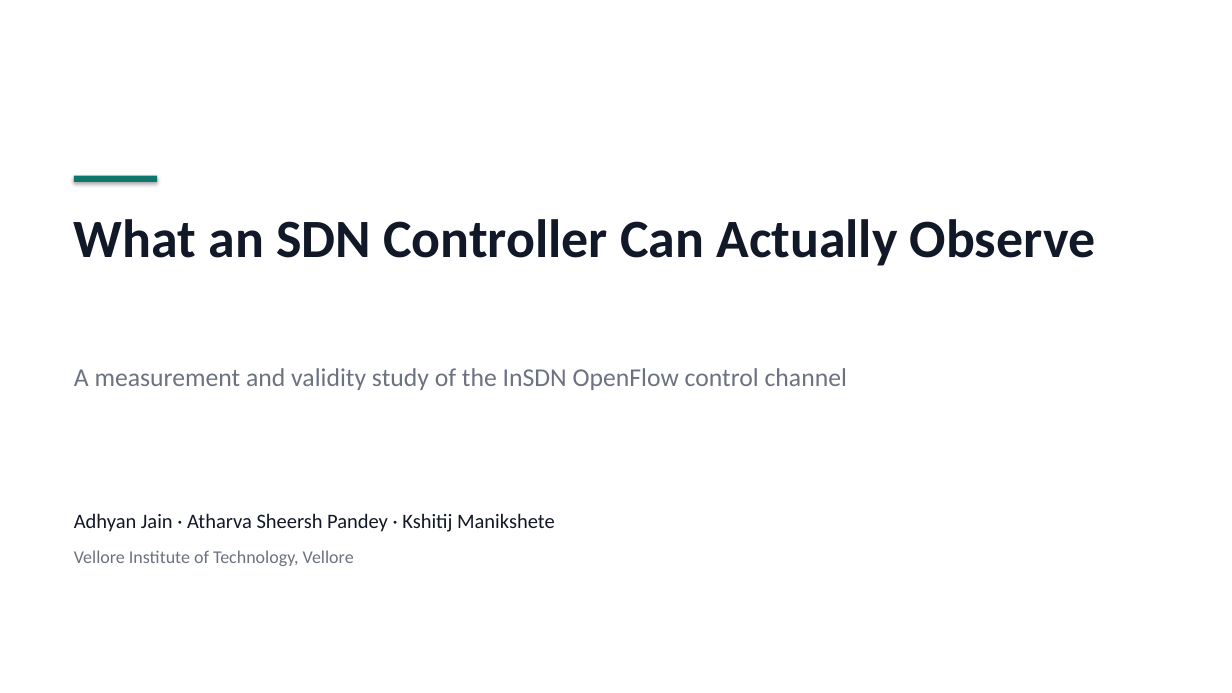
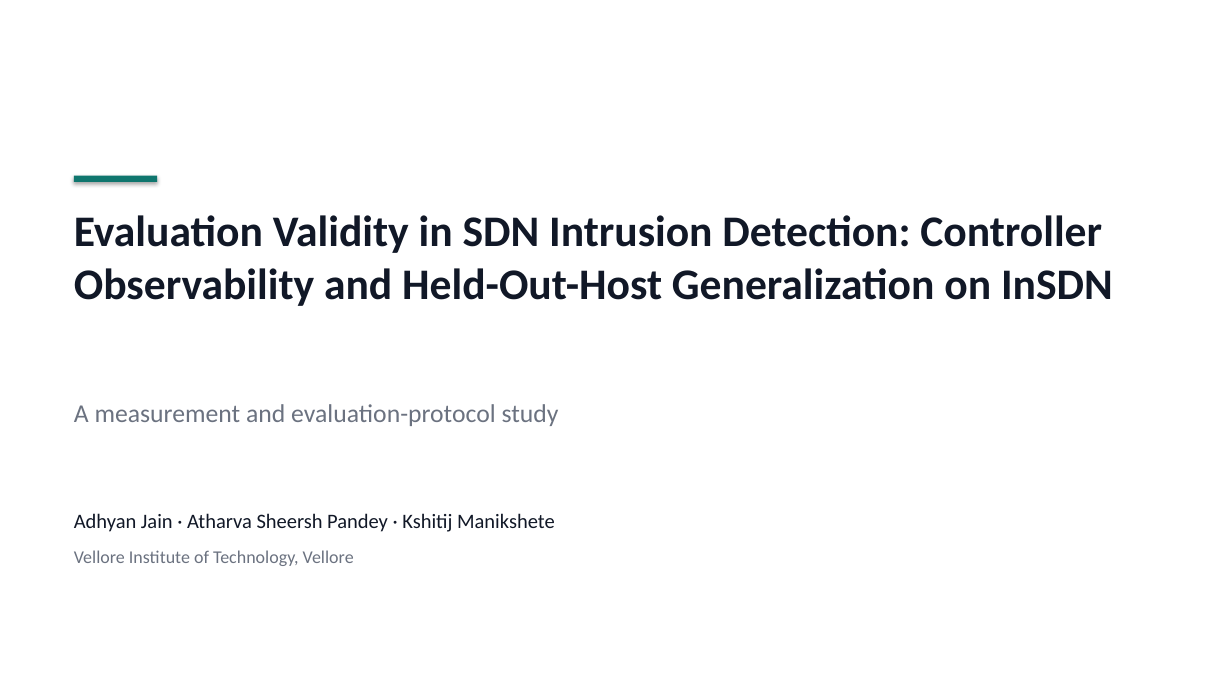
Before and after one commit to adhyan-jain/Proteus, a slide deck: slide 1 of research/insdn_controller/PRESENTATION.pptx. Drawn at 1232x693 pixels with LibreOffice and Linux fonts; fonts in the diff are those of the drawing. Boxes give left, top, right and bottom in pixels: in the first picture for what was removed or moved away, otherwise in the second. Text is boxed around its words. In the diff, an @@ line names an element or a change of style, - is before the commit and + after.

Commit message:
Deck: rebuild as 14 slides mirroring the paper (contributions, pipeline, audit, host structure on two datasets, limitations)

```diff
--- a/research/insdn_controller/PRESENTATION.pptx
+++ b/research/insdn_controller/PRESENTATION.pptx
@@ text at bbox=[74, 215, 1113, 306]: text changed; size 42 to 34 pt @@
-What an SDN Controller Can Actually Observe
+Evaluation Validity in SDN Intrusion Detection: Controller Observability and Held-Out-Host Generalization on InSDN
@@ text at bbox=[74, 404, 559, 426]: text changed @@
-A measurement and validity study of the InSDN OpenFlow control channel
+A measurement and evaluation-protocol study
```
Also in this commit, not shown: 9 other slides changed, 4 slides added, 8 slides removed, 1 other file.
